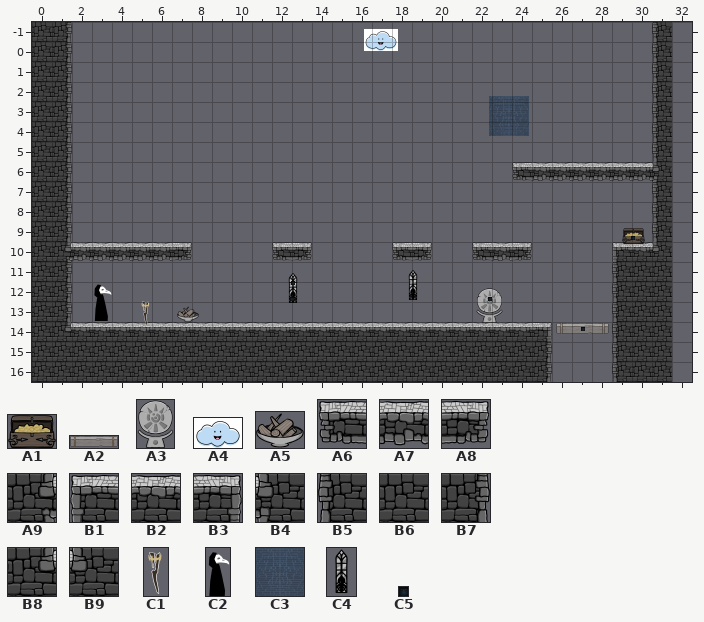
A Tiled map (JSON) gets an edit: Physics/Physics/assets/rain_intro.tmj. This is how it looked before the edit.
Cells are 300x300 px. Shown: x 0..32, y -1..16. The old version is drawn lined up with the new one.
Key: from "GameObjects": A1 4 "goaldoor", A2 5 "infburnable", A3 15 "runeBase", A4 16 "rain", A5 18 "brazier"; from "PlatformTiles": A6 1, A7 2, A8 3, A9 10, B1 13, B2 14, B3 15, B4 23, B5 25, B6 26, B7 27, B8 44, B9 45; from "PlayerTorchTiles": C1 2 "torch", C2 3 "player"; from "backgroundAssets": C3 0 "brickBackground", C4 4 "window", C5 10 "light".
__ is an empty cell.
Objects are placed by their top-left corner, in cells (3,4 is the top-left corner of cell 3,4); size is 1x1 cell unless given.
Layer "Tile Layer 1" before, first column x 0:
-1 B6 B7 __ __ __ __ __ __ __ __ __ __ __ __ __ __ __ __ __ __ __ __ __ __ __ __ __ __ __ __ __ B5 __
 0 B6 B7 __ __ __ __ __ __ __ __ __ __ __ __ __ __ __ __ __ __ __ __ __ __ __ __ __ __ __ __ __ B5 __
 1 B6 B7 __ __ __ __ __ __ __ __ __ __ __ __ __ __ __ __ __ __ __ __ __ __ __ __ __ __ __ __ __ B5 __
 2 B6 B7 __ __ __ __ __ __ __ __ __ __ __ __ __ __ __ __ __ __ __ __ __ __ __ __ __ __ __ __ __ B5 __
 3 B6 B7 __ __ __ __ __ __ __ __ __ __ __ __ __ __ __ __ __ __ __ __ __ __ __ __ __ __ __ __ __ B5 __
 4 B6 B7 __ __ __ __ __ __ __ __ __ __ __ __ __ __ __ __ __ __ __ __ __ __ __ __ __ __ __ __ __ B5 __
 5 B6 B7 __ __ __ __ __ __ __ __ __ __ __ __ __ __ __ __ __ __ __ __ __ __ __ __ __ __ __ __ __ B5 __
 6 B6 B7 __ __ __ __ __ __ __ __ __ __ __ __ __ __ __ __ __ __ __ __ __ __ A6 A7 A7 A7 A7 A7 A7 B4 __
 7 B6 B7 __ __ __ __ __ __ __ __ __ __ __ __ __ __ __ __ __ __ __ __ __ __ __ __ __ __ __ __ __ B5 __
 8 B6 B7 __ __ __ __ __ __ __ __ __ __ __ __ __ __ __ __ __ __ __ __ __ __ __ __ __ __ __ __ __ B5 __
 9 B6 B7 __ __ __ __ __ __ __ __ __ __ __ __ __ __ __ __ __ __ __ __ __ __ __ __ __ __ __ __ __ B5 __
10 B6 A9 A7 A7 A7 A7 A7 A8 __ __ __ __ A6 A8 __ __ __ __ A6 A8 __ __ A6 A7 A8 __ __ __ __ B1 B2 B9 __
11 B6 B7 __ __ __ __ __ __ __ __ __ __ __ __ __ __ __ __ __ __ __ __ __ __ __ __ __ __ __ B5 B6 B6 __
12 B6 B7 __ __ __ __ __ __ __ __ __ __ __ __ __ __ __ __ __ __ __ __ __ __ __ __ __ __ __ B5 B6 B6 __
13 B6 B7 __ __ __ __ __ __ __ __ __ __ __ __ __ __ __ __ __ __ __ __ __ __ __ __ __ __ __ B5 B6 B6 __
14 B6 B8 B2 B2 B2 B2 B2 B2 B2 B2 B2 B2 B2 B2 B2 B2 B2 B2 B2 B2 B2 B2 B2 B2 B2 B3 __ __ __ B5 B6 B6 __
15 B6 B6 B6 B6 B6 B6 B6 B6 B6 B6 B6 B6 B6 B6 B6 B6 B6 B6 B6 B6 B6 B6 B6 B6 B6 B7 __ __ __ B5 B6 B6 __
16 B6 B6 B6 B6 B6 B6 B6 B6 B6 B6 B6 B6 B6 B6 B6 B6 B6 B6 B6 B6 B6 B6 B6 B6 B6 B7 __ __ __ B5 B6 B6 __
Objects on layer "Background Tiles" before:
C3 "brickBackground" at 22.8,2.7 size 2x2
Objects on layer "Background" before:
C4 "window" at 12.5,11.5 size 1x1.7
Objects on layer "Entities" before:
A4 "rain" at 16.6,-0.6 size 1.7x1.1
A1 "goaldoor" at 29.5,9.3 size 1.2x0.8
C5 "light" at 18.9,11.8 size 0.2x0.2
C5 "light" at 18.9,12.6 size 0.2x0.2
C4 "window" at 18.6,11.3 size 1x1.7
A5 "infburnable" at 7.3,13.2 size 1.1x0.8
A3 "rune" at 22.2,12.3 size 1.3x1.7
A2 "platform1" at 26.2,14.1 size 2.7x0.6
Objects on layer "Players" before:
C2 "player" at 3,12 size 1x2
C1 "torch" at 5.3,12.9 size 0.7x1.5
Objects on layer "Action Entities" before:
C5 "light" at 30,9.7 size 0.2x0.2
C5 "light" at 12.9,11.9 size 0.2x0.2
C5 "light" at 12.9,12.7 size 0.2x0.2
C5 "light" at 22.8,12.8 size 0.2x0.2
C5 "light" at 27.5,14.3 size 0.2x0.2
The result:
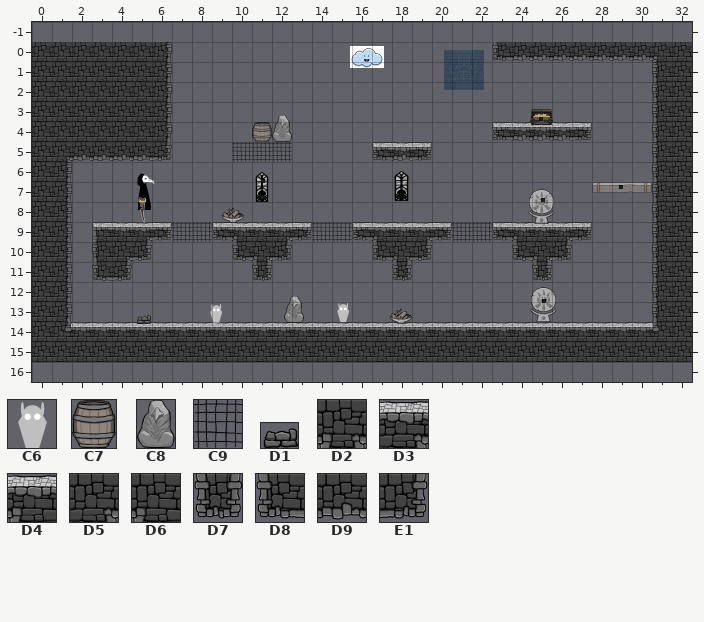
Further tiles: from "EnemyTiles": C6 3 "moth"; from "GameObjects": C7 1 "burnable", C8 2 "nonburnable", C9 17 "grate", D1 26 "qb4"; from "PlatformTiles": D2 11, D3 29, D4 31, D5 32, D6 33, D7 36, D8 37, D9 38, E1 39.
The edit:
Changed rows in their new state; .. is an unchanged cell.
map size 32x18 -> 33x16 cells (old content now starts at 0,-1; both pictures use the new coordinates)
Layer "Background Tiles":
changed: C3 "brickBackground" at 22.8,2.7 size 2x2 -> C3 "brickBackground" at 20.6,0.4 size 2x2
Layer "Background":
changed: C4 "window" at 12.5,11.5 size 1x1.7 -> C4 "window" at 10.8,6.4 size 1.5x1.7
Layer "Tile Layer 1":
first column x 0:
-1 __ __ .. .. .. .. .. .. .. .. .. .. .. .. .. .. .. .. .. .. .. .. .. .. .. .. .. .. .. .. .. __ ..
 0 .. B6 B6 B6 B6 B6 B7 .. .. .. .. .. .. .. .. .. .. .. .. .. .. .. .. D8 D9 D9 D9 D9 D9 D9 D9 D6 B6
 1 .. B6 B6 B6 B6 B6 B7 .. .. .. .. .. .. .. .. .. .. .. .. .. .. .. .. .. .. .. .. .. .. .. .. .. B6
 2 .. B6 B6 B6 B6 B6 B7 .. .. .. .. .. .. .. .. .. .. .. .. .. .. .. .. .. .. .. .. .. .. .. .. .. B6
 3 .. B6 B6 B6 B6 B6 B7 .. .. .. .. .. .. .. .. .. .. .. .. .. .. .. .. .. .. .. .. .. .. .. .. .. B6
 4 .. B6 B6 B6 B6 B6 B7 .. .. .. .. .. .. .. .. .. .. .. .. .. .. .. .. A6 A7 A7 A7 A8 .. .. .. .. B6
 5 .. D5 D9 D9 D9 D9 E1 .. .. .. .. .. .. .. .. .. .. A6 A7 A8 .. .. .. .. .. .. .. .. .. .. .. .. B6
 6 .. .. .. .. .. .. .. .. .. .. .. .. .. .. .. .. .. .. .. .. .. .. .. .. __ __ __ __ __ __ __ B5 B6
 7 .. .. .. .. .. .. .. .. .. .. .. .. .. .. .. .. .. .. .. .. .. .. .. .. .. .. .. .. .. .. .. .. B6
 8 .. .. .. .. .. .. .. .. .. .. .. .. .. .. .. .. .. .. .. .. .. .. .. .. .. .. .. .. .. .. .. .. B6
 9 .. .. .. B1 B2 D3 A8 .. .. A6 D4 B2 D3 A8 .. .. A6 D4 B2 D3 A8 .. .. A6 D4 B2 D3 A8 .. .. .. .. B6
10 .. B7 __ B5 D5 E1 __ __ .. .. D8 D2 E1 __ .. .. .. D8 D2 E1 .. .. __ __ D8 D2 E1 .. .. __ __ B5 B6
11 .. .. .. D8 E1 .. .. .. .. .. .. D7 .. .. .. .. .. .. D7 .. .. .. .. .. .. D7 .. .. .. __ __ B5 B6
12 .. .. .. .. .. .. .. .. .. .. .. .. .. .. .. .. .. .. .. .. .. .. .. .. .. .. .. .. .. __ __ B5 B6
13 .. .. .. .. .. .. .. .. .. .. .. .. .. .. .. .. .. .. .. .. .. .. .. .. .. .. .. .. .. __ __ B5 B6
14 .. .. .. .. .. .. .. .. .. .. .. .. .. .. .. .. .. .. .. .. .. .. .. .. .. B2 B2 B2 B2 B2 B2 B9 B6
15 .. .. .. .. .. .. .. .. .. .. .. .. .. .. .. .. .. .. .. .. .. .. .. .. .. B6 B6 B6 B6 B6 .. .. B6
16 __ __ __ __ __ __ __ __ __ __ __ __ __ __ __ __ __ __ __ __ __ __ __ __ __ __ .. .. .. __ __ __ ..
Layer "Entities":
changed: A4 "rain" at 16.6,-0.6 size 1.7x1.1 -> A4 "rain" at 15.9,0.2 size 1.7x1.1
changed: A1 "goaldoor" at 29.5,9.3 size 1.2x0.8 -> A1 "goaldoor" at 24.9,3.3 size 1.2x0.8
changed: C5 "light" at 18.9,11.8 size 0.2x0.2 -> C5 "light" at 18.5,6.9 size 0.2x0.2
changed: A2 "platform1" at 26.2,14.1 size 2.7x0.6 -> A2 "platform1" at 28,7 size 3x0.6
changed: C5 "light" at 18.9,12.6 size 0.2x0.2 -> C5 "light" at 18.4,7.7 size 0.2x0.2
changed: C4 "window" at 18.6,11.3 size 1x1.7 -> C4 "window" at 17.7,6.4 size 1.6x1.7
changed: A5 "infburnable" at 7.3,13.2 size 1.1x0.8 -> A5 "infburnable" at 9.5,8.2 size 1.1x0.8
changed: A3 "rune" at 22.2,12.3 size 1.3x1.7 -> A3 "rune" at 24.8,7.4 size 1.3x1.7
added: C7 "burnable" at 11,4
added: C8 "nonburnable" at 12,3.7 size 1x1.3
added: C9 "grate" at 11,5
added: C9 "grate" at 12,5
added: C9 "grate" at 10,5
added: C9 "grate" at 7,9
added: C9 "grate" at 8,9
added: C9 "grate" at 14,9
added: C9 "grate" at 15,9
added: C9 "grate" at 21,9
added: C9 "grate" at 22,9
added: C6 "moth" at 15.1,13
added: A3 "rune" at 24.9,12.3 size 1.3x1.7
added: C8 "nonburnable" at 12.6,12.7 size 1x1.3
added: C6 "moth" at 8.7,13.1
added: D1 "qb4" at 5.2,13.6 size 0.8x0.5
added: A5 "infburnable" at 17.9,13.3 size 1.1x0.8
Layer "Players":
changed: C2 "player" at 3,12 size 1x2 -> C2 "player" at 5.1,6.4 size 1x2
changed: C1 "torch" at 5.3,12.9 size 0.7x1.5 -> C1 "torch" at 5.2,7.7 size 0.7x1.5
Layer "Action Entities":
changed: C5 "light" at 30,9.7 size 0.2x0.2 -> C5 "light" at 25.4,3.7 size 0.2x0.2
changed: C5 "light" at 12.9,11.9 size 0.2x0.2 -> C5 "light" at 11.4,6.9 size 0.2x0.2
changed: C5 "light" at 27.5,14.3 size 0.2x0.2 -> C5 "light" at 29.4,7.2 size 0.2x0.2
changed: C5 "light" at 12.9,12.7 size 0.2x0.2 -> C5 "light" at 11.4,7.7 size 0.2x0.2
changed: C5 "light" at 22.8,12.8 size 0.2x0.2 -> C5 "light" at 25.5,7.8 size 0.2x0.2
added: C5 "light" at 25.5,12.9 size 0.2x0.2
Where, in picture pixels (left, top, right, bottom), the same in both pictures:
changed: (32, 22, 692, 382)
